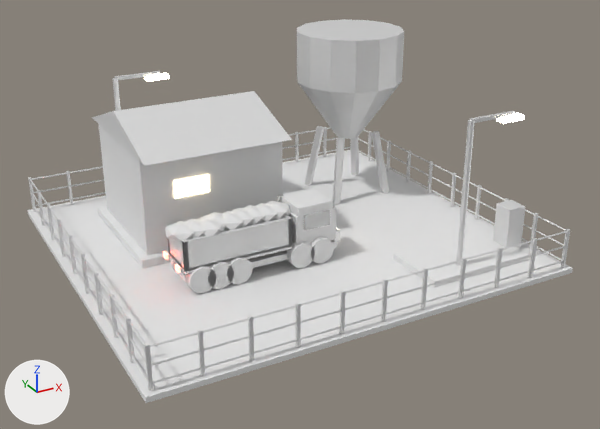
An edit to the FBX model Assets/Art/KayseriIsland/Models/Coal/Phase1/Haul_P1.fbx, drawn before and after from the same camera.
One viewpoint serves both versions: a 50 mm lens placed at (-51.8, -12.2, 34.2), pointed at (-29.6, 28.2, 14.0). The lights are fixed; the arrows at lower left show +X, +Y and +Z. The picture after the commit comes second. Where no turn or scale is listed for an object, it has been applied to the vertices. Vertices at exactly the same position are counted once.

The older version as bpy lines, for what is in view:
```python
ob_haul_fence = bpy.data.objects.new('Haul.Fence', me_haul_fence_001)
ob_haul_fence.location = (0.0, 0.0, 11.59)
ob_haul_hopper = bpy.data.objects.new('Haul.Hopper', me_haul_hopper_001)
ob_haul_hopper.location = (-22.0, 35.0, 11.89)
ob_haul_lamp0 = bpy.data.objects.new('Haul.Lamp0', me_haul_lamp0_001)
ob_haul_lamp0.location = (-23.0, 21.0, 11.89)
ob_haul_lamp1 = bpy.data.objects.new('Haul.Lamp1', me_haul_lamp1_001)
ob_haul_lamp1.location = (-37.0, 39.0, 11.89)
ob_haul_parked0 = bpy.data.objects.new('Haul.Parked0', me_haul_trucksrc_001)
ob_haul_parked0.location = (-33.0, 27.0, 11.89)
ob_haul_weighbridge = bpy.data.objects.new('Haul.Weighbridge', me_haul_weighbridge_001)
ob_haul_weighbridge.location = (0.0, 0.0, 11.59)
ob_haul_workshop = bpy.data.objects.new('Haul.Workshop', me_haul_workshop_001)
ob_haul_workshop.location = (-34.0, 34.5, 11.89)
ob_haul_yard = bpy.data.objects.new('Haul.Yard', me_haul_yard_001)
ob_haul_yard.location = (0.0, 0.0, 11.59)
```
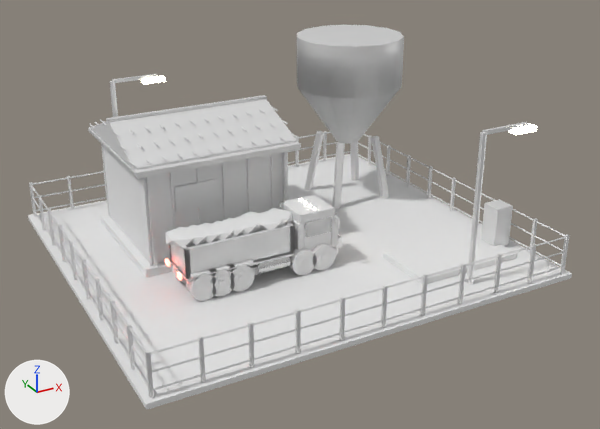
Where the change shows, as pixel boxes [x1, y1, x2, y2] in the pictures (600 x 429 px; the box of a moved part takes in the faces that stretch with it):
'Haul.Yard', moved
    before: [27, 150, 573, 403]
    after: [28, 154, 572, 410]
'Haul.Workshop', reshaped, moved (6% wider)
    before: [92, 91, 292, 269]
    after: [88, 95, 301, 278]
'Haul.Fence', moved
    before: [28, 127, 570, 392]
    after: [29, 131, 570, 398]
'Haul.Parked0', moved
    before: [163, 188, 340, 293]
    after: [165, 195, 342, 301]
'Haul.Hopper', shading changed, moved
    before: [297, 19, 404, 204]
    after: [297, 25, 404, 209]
'Haul.Weighbridge', moved
    before: [393, 200, 530, 287]
    after: [383, 199, 517, 284]
'Haul.Lamp0', moved
    before: [456, 111, 525, 266]
    after: [467, 122, 537, 284]
'Haul.Lamp1', moved
    before: [113, 71, 170, 111]
    after: [110, 74, 166, 117]
part 2 of me_haul_workshop_001, moved or reshaped
    before: [92, 91, 292, 166]
    after: [90, 99, 299, 172]
part 3 of me_haul_workshop_001, added
    after: [88, 95, 301, 267]

The change, as a diff of the scene's bpy script:
```diff
--- a/Assets/Art/KayseriIsland/Models/Coal/Phase1/Haul_P1.fbx.py
+++ b/Assets/Art/KayseriIsland/Models/Coal/Phase1/Haul_P1.fbx.py
@@ me_haul_workshop_001 @@
 # used by ob_haul_workshop; location = (-34.0, 34.5, 11.89)
-me_haul_workshop_001.from_pydata(...)  # 54 vertices, 80 faces; spans x -5.0..5.0, y -5.1..5.1, z 0.0..8.26
+me_haul_workshop_001.from_pydata(...)  # 990 vertices, 1484 faces; spans x -5.17..5.17, y -4.67..4.67, z 0.0..8.36
+# me_haul_workshop_001 part 2: the loose piece of 6 vertices spanning x -4.6..4.6, y -5.1..5.1, z 6.5..8.26 is scaled about its middle by (1.11, 0.902, 1)
+# me_haul_workshop_001 part 3: 704 vertices added at x -5.17..5.17, y -4.67..4.67, z 0.5..8.36
+# other edits to the shape of me_haul_workshop_001 do not show in these pictures
 me_haul_workshop_001.materials.append(mat_concrete_dk)
@@ me_haul_workshop_001 @@
 me_haul_workshop_001.materials.append(mat_winlight)
+me_haul_workshop_001.materials.append(mat_steel)  # white #e7e7e7
@@ me_haul_hopper_001 @@
 me_haul_hopper_001.from_pydata(...)  # 82 vertices, 168 faces; spans x -3.51..3.51, y -3.6..3.6, z -0.06..11.36
 # used by ob_haul_hopper; location = (-22.0, 35.0, 11.89)
+# me_haul_hopper_001 part 1: all faces are now shaded smooth (168 of 168 changed)
 me_haul_hopper_001.materials.append(mat_steel)
@@ ob_haul_yard @@
 ob_haul_yard = bpy.data.objects.new('Haul.Yard', me_haul_yard_001)
-ob_haul_yard.location = (0.0, 0.0, 11.59)
+ob_haul_yard.location = (0.0, 0.0, 11.23)
@@ ob_haul_workshop @@
 ob_haul_workshop = bpy.data.objects.new('Haul.Workshop', me_haul_workshop_001)
-ob_haul_workshop.location = (-34.0, 34.5, 11.89)
+ob_haul_workshop.location = (-34.0, 33.97, 11.53)
@@ ob_haul_weighbridge @@
 ob_haul_weighbridge = bpy.data.objects.new('Haul.Weighbridge', me_haul_weighbridge_001)
-ob_haul_weighbridge.location = (0.0, 0.0, 11.59)
+ob_haul_weighbridge.location = (0.0, 1.05, 11.23)
@@ ob_haul_fence @@
 ob_haul_fence = bpy.data.objects.new('Haul.Fence', me_haul_fence_001)
-ob_haul_fence.location = (0.0, 0.0, 11.59)
+ob_haul_fence.location = (0.0, 0.0, 11.23)
@@ ob_haul_lamp1 @@
 ob_haul_lamp1 = bpy.data.objects.new('Haul.Lamp1', me_haul_lamp1_001)
-ob_haul_lamp1.location = (-37.0, 39.0, 11.89)
+ob_haul_lamp1.location = (-37.0, 39.74, 11.53)
@@ ob_haul_parked0 @@
 ob_haul_parked0 = bpy.data.objects.new('Haul.Parked0', me_haul_trucksrc_001)
-ob_haul_parked0.location = (-33.0, 27.0, 11.89)
+ob_haul_parked0.location = (-33.0, 26.79, 11.53)
@@ ob_haul_hopper @@
 ob_haul_hopper = bpy.data.objects.new('Haul.Hopper', me_haul_hopper_001)
-ob_haul_hopper.location = (-22.0, 35.0, 11.89)
+ob_haul_hopper.location = (-22.0, 35.0, 11.53)
@@ ob_haul_lamp0 @@
 ob_haul_lamp0 = bpy.data.objects.new('Haul.Lamp0', me_haul_lamp0_001)
-ob_haul_lamp0.location = (-23.0, 21.0, 11.89)
+ob_haul_lamp0.location = (-23.0, 19.95, 11.53)
```
